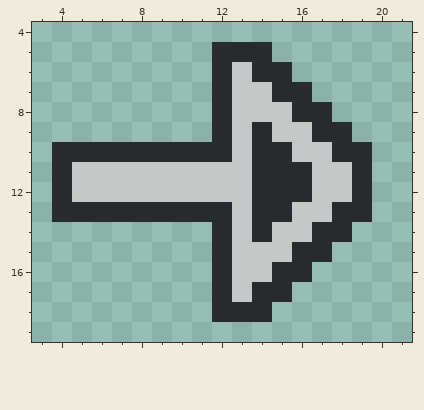
File history of a pixel-art sprite, awesome/.config/awesome/themes/tomorrow/icons/menu/submenu.png. The picture above was drawn from the file before the commit.
The file is 24x24 pixels. Shown: x 3..21, y 4..19.
And afterwards:
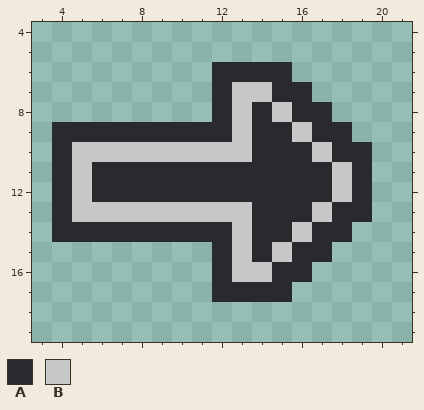
Palette (. is transparent): A #282a2e  B #c5c8c6
From old to new:
The author put colour A in row 9 at x 4 to 11; in row 14 at x 4 to 11.
Colour B becomes colour A in row 6 at x 13; in row 8 at x 14; in row 9 at x 15; in row 10 at x 16; in rows 11 to 12 at x 6 to 13 and 17; in row 13 at x 16.
Colour B becomes colour A in row 14 at x 15; in row 15 at x 14; in row 17 at x 13.
Colour A becomes colour B in row 10 at x 5 to 12; in row 13 at x 5 to 12.
Colour A is removed in row 5 at x 12 to 14; in row 18 at x 12 to 14.
Changed places in both pictures, as pixel boxes (x1, y1, x2, y2):
changed: (52, 42, 332, 322)
